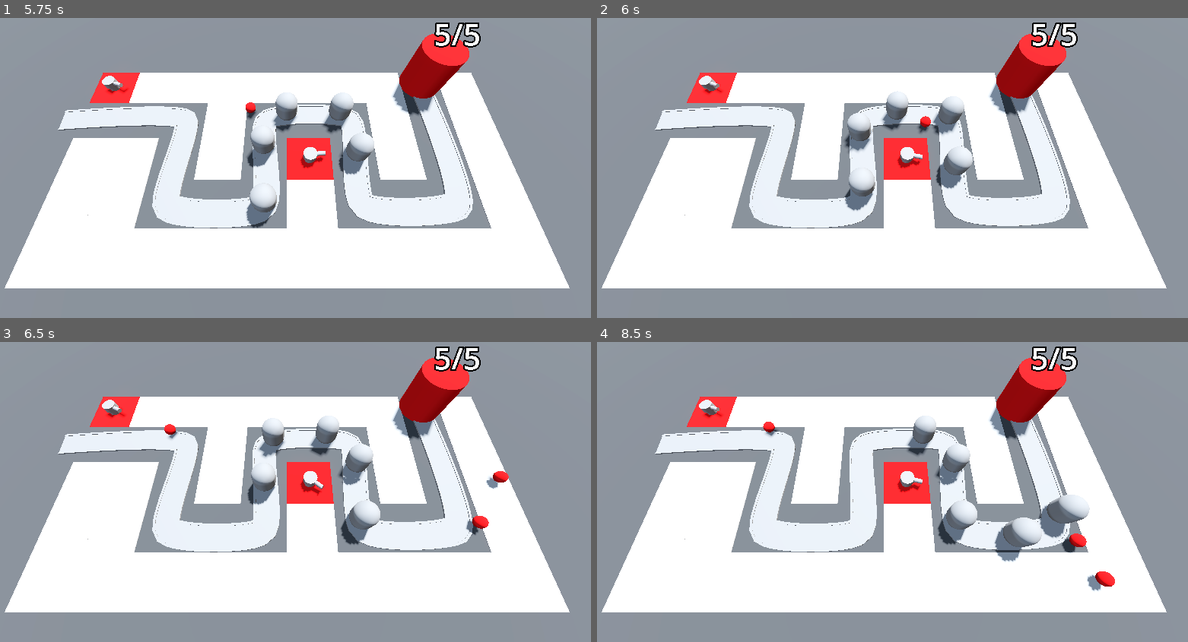
Above: before the commit, frames 1-4 (two rows, left to right).
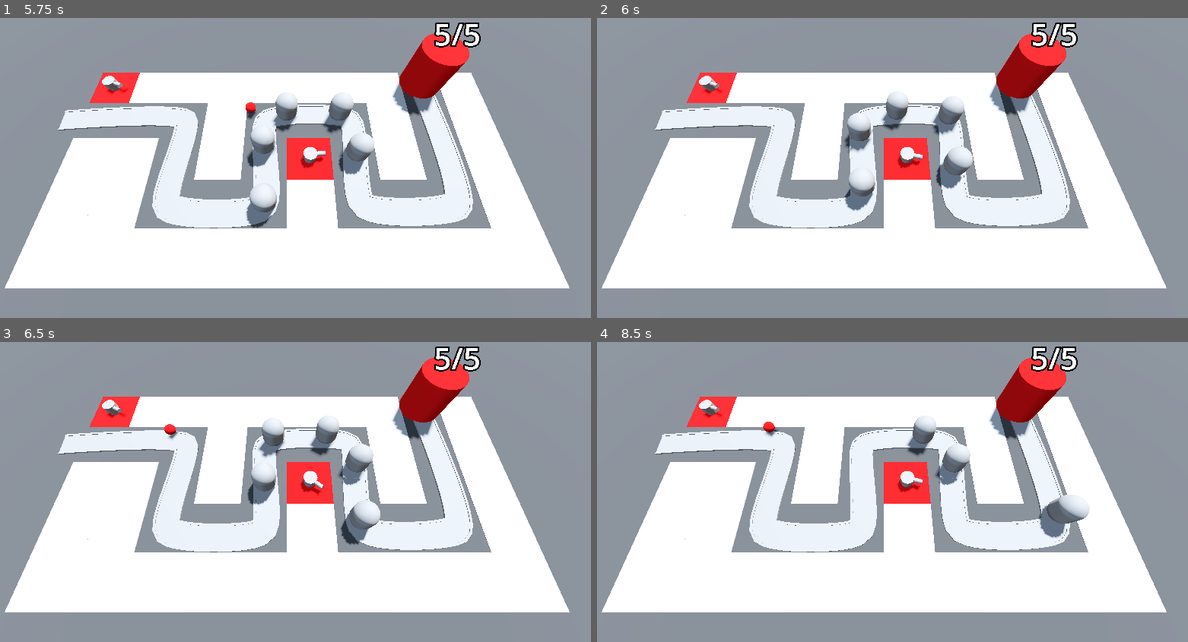
Above: after the commit, the same moments.

Repository: ricky-yosh/barbarian-blaster
Game: Godot game, scene res://BaseLevel.tscn
Two runs of this game, one before a commit and one after it. Both use one fixed random seed, a clock stepped at 60 frames per second and the inputs below.
Inputs (mouse positions are in pixels of both pictures, inside the frame that each line leads up to):
- Up to frame 1 (5.75 s): move the mouse to (419, 129) at 0.52 s; press the mouse at (419, 129) at 0.53 s; move the mouse to (165, 165) at 1.27 s; release the mouse at (165, 165) at 1.28 s; click (165, 165) at 1.35 s; move the mouse to (348, 72) at 2.02 s; press the mouse at (348, 72) at 2.03 s; move the mouse to (254, 216) at 2.77 s; release the mouse at (254, 216) at 2.78 s; click (254, 216) at 2.85 s; move the mouse to (466, 198) at 3.52 s; press the mouse at (466, 198) at 3.53 s; move the mouse to (106, 96) at 4.27 s; release the mouse at (106, 96) at 4.28 s; click (106, 96) at 4.35 s; move the mouse to (319, 147) at 5.02 s; press the mouse at (319, 147) at 5.03 s
- Up to frame 2 (6 s): move the mouse to (792, 63) at 5.77 s; release the mouse at (792, 63) at 5.78 s; click (792, 63) at 5.85 s
- Up to frame 3 (6.5 s): no input
- Up to frame 4 (8.5 s): move the mouse to (1016, 453) at 6.52 s; press the mouse at (1016, 453) at 6.53 s; move the mouse to (762, 489) at 7.27 s; release the mouse at (762, 489) at 7.28 s; click (762, 489) at 7.35 s; move the mouse to (945, 396) at 8.02 s; press the mouse at (945, 396) at 8.03 s

Frame 1 is identical in both runs. In frame 2, less than 0.1% of the frame differs, in the area x 54-57%, y 32-39%; in frame 3, 0.3%; in frame 4, 1.6%, in the area x 57-88%, y 52-84%.

Commit message:
Add targeting system to turrets

Diff:
--- a/barbarian-blaster/Enemy/Enemy.tscn
+++ b/barbarian-blaster/Enemy/Enemy.tscn
@@ -1,8 +1,12 @@
-[gd_scene load_steps=3 format=3 uid="uid://bgb06f1jnswyt"]
+[gd_scene load_steps=4 format=3 uid="uid://bgb06f1jnswyt"]
 
 [ext_resource type="Script" uid="uid://dd5ti43rax5ht" path="res://Enemy/enemy.gd" id="1_3o4wt"]
 
 [sub_resource type="CapsuleMesh" id="CapsuleMesh_vi685"]
+radius = 1.0
+height = 3.0
+
+[sub_resource type="CapsuleShape3D" id="CapsuleShape3D_3o4wt"]
 radius = 1.0
 height = 3.0
 
@@ -15,3 +19,9 @@
 [node name="MeshInstance3D" type="MeshInstance3D" parent="."]
 transform = Transform3D(1, 0, 0, 0, 1, 0, 0, 0, 1, 0, 1.5, 0)
 mesh = SubResource("CapsuleMesh_vi685")
+
+[node name="EnemyArea3D" type="Area3D" parent="." groups=["enemy_area"]]
+
+[node name="CollisionShape3D" type="CollisionShape3D" parent="EnemyArea3D"]
+transform = Transform3D(1, 0, 0, 0, 1, 0, 0, 0, 1, 0, 1.5, 0)
+shape = SubResource("CapsuleShape3D_3o4wt")
--- a/barbarian-blaster/Enemy/enemy.gd
+++ b/barbarian-blaster/Enemy/enemy.gd
@@ -1,8 +1,18 @@
 extends PathFollow3D
 
 @export var speed: float = 2.5
+@export var max_health := 50
+
+var current_health: int:
+	set(health_in):
+		current_health = health_in
+		if current_health < 1:
+			queue_free()
 
 @onready var base = get_tree().get_first_node_in_group("base")
+
+func _ready() -> void:
+	current_health = max_health
 
 # Called every frame. 'delta' is the elapsed time since the previous frame.
 func _process(delta: float) -> void:
--- a/barbarian-blaster/Turret/projectile.gd
+++ b/barbarian-blaster/Turret/projectile.gd
@@ -10,3 +10,9 @@
 
 func _on_timer_timeout() -> void:
 	queue_free()
+
+
+func _on_area_entered(area: Area3D) -> void:
+	if area.is_in_group("enemy_area"):
+		area.get_parent().current_health -= 25
+		queue_free()
--- a/barbarian-blaster/Turret/projectile.tscn
+++ b/barbarian-blaster/Turret/projectile.tscn
@@ -21,5 +21,9 @@
 shape = SubResource("SphereShape3D_3nq0t")
 
 [node name="Timer" type="Timer" parent="."]
+wait_time = 2.0
+one_shot = true
+autostart = true
 
+[connection signal="area_entered" from="." to="." method="_on_area_entered"]
 [connection signal="timeout" from="Timer" to="." method="_on_timer_timeout"]
